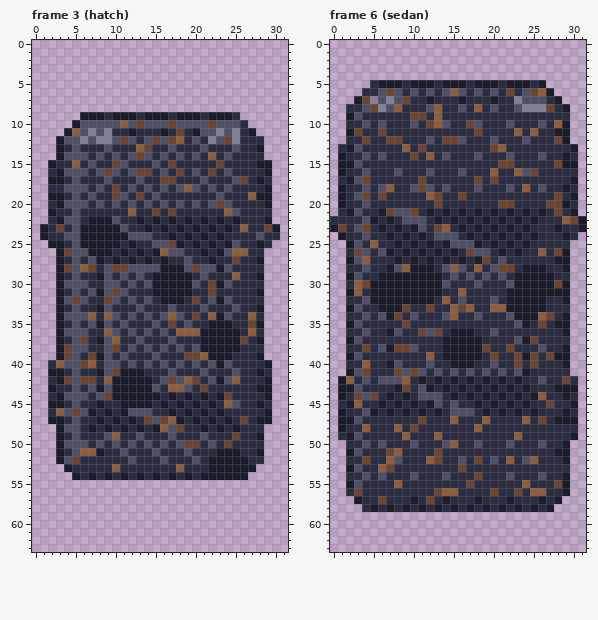
Pixel-art file: art/cars.aseprite. Above: the version before the commit.
32x64 pixels, 36 frames. Shown: frame 3 (hatch), frame 6 (sedan). The commit also changed other frames, which this record leaves out.
Once edited:
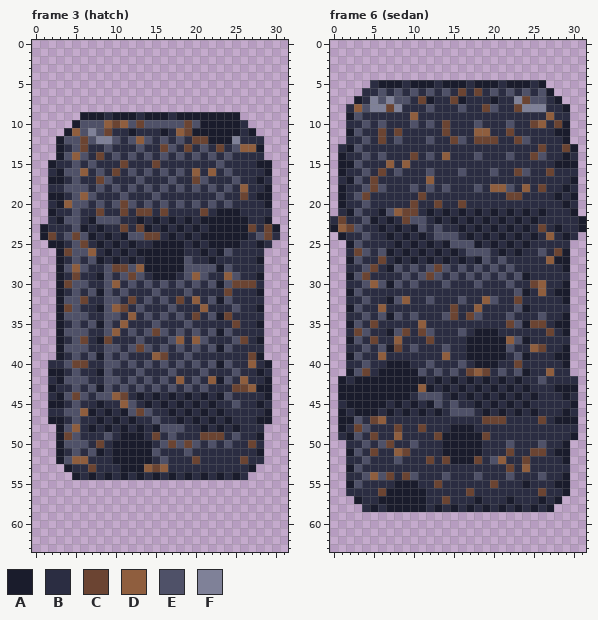
Palette (. is transparent): A #1a1c2c  B #2b2d42  C #6b4432  D #8f5e3e  E #4f5168  F #7f8198
The exact change:
Changed rows in their new state; - is an unchanged pixel.
Frame 3 (hatch):
first column x 2:
 9 -------------------A---A----
10 -------DC------E-C-AAAAA----
11 -------C--------DC-AAAAA----
12 ----C----B-D-B-BE-CCAAA-----
13 ----C------EB-C--C---C--DD--
14 ---D--C----B--------E-------
15 ---E----BC---C-B-----E------
16 ----D--BC--BE---E-D-D-------
17 ------C-------BE--C-----B---
18 --------E--------B------D---
19 ----D---B--B------------CB--
20 --D------C-----------B------
21 ------C--CBCCBCB---C-AAA----
22 ------EE------------A-A-A---
23 -B---B-BBC-C---------A-AAC--
24 C--CE-B-B---CC------A-AAA--C
25 ----CB-B-----AAA-----A-A----
26 -----DB-----A-AAA------BB---
27 -------------A-AA------B----
28 --EDEB-----DAA----E---------
29 ---C------C-----BED---DE----
30 --C-----D----BEBEB--E--CCC--
31 --------B----EBBBE--B-C-----
32 ---EC--E--C---EBC-D---------
33 --C-----DC---------D--------
34 -----B-E--D----B----E-C--B--
35 ---------D-----B----BBBC-B--
36 -------ED----C--EBEBE-EB-B--
37 -------CB-------D-DEBBBE----
38 --E-----E--C-------BE-EB----
39 --B--E-------DC--EBBBBB--C--
40 -B-C-B-------------------D--
41 --------BBBE----------------
42 --E-EB-EEBEBE--BDBE-D--BD---
43 --------BEBEB--EB--E---CCD--
44 ---C---EDCB-B---------E-----
45 ---------DEB----------B-----
46 -B-ED------C----------------
47 ------------B-BB--------B---
48 ---D----------E-E-----------
49 --C-----BAAA-C-----CCC-E----
50 ------C-AAAAA--C--E---E--C--
51 ----BE--AAAAA--------BBB----
52 ---DD---AAAAA-----C-BBBBC---
53 -----C--BAAADCD-B---BBBBB---
54 --------------------B-B-B---
Frame 6 (sedan):
first column x 1:
 6 ------B-------BC-C---E--BE----
 7 ---B----E-C---C--------C------
 8 --D-F-CF----B----BC---C---B---
 9 ---------DB-B-------------D---
10 -----------EBC--B-------CD-C--
11 --E----C-----C---DD--CB-B-----
12 ---E-CBE-----B---CCC--C----B--
13 --------B-B--------BB----C--C-
14 -----------E-D----------C-----
15 ------D-D-----------BB-----A--
16 -----C-------------E--C-B-C---
17 ---BC-----BD-----B-B----------
18 ----C-B---B--------DD----C----
19 -----B----CBB--B-----CC----A--
20 ---------C-----C----BB----BB--
21 ------EDC------------------B--
22 C-------C-------------------BB
23 DC-B--------EB-----------C----
24 --------------------------D---
25 ----B-------------------------
26 ----------------E--------E----
27 ---B-C------------E-------D---
28 ----C---BEBEC-B--E--BE-BBB----
29 ---C-BBBEBECE---------E-BBB---
30 --BEDE-EBEBBB---------BBCDBB--
31 --E-BBBBBBBBB--B-----BE-BDB---
32 ----BB-EDBBE-B----D--BCBBB----
33 -----DBBB--B--CBBD-BBBE-BB----
34 -------E------C-C-----BBBEB---
35 ----C---B-D----------C--C-----
36 --C-----C---B-BEBAAA------C---
37 ----C--D---C-BBB--AAAD--B-----
38 ---E----B----EBB--AAAE--DC----
39 -----D-----B-DBB--AAA-E-B-B---
40 ---E---AA-----BEBAAA----B-----
41 -----AAAAA------CDC-------D---
42 -BAAAAAAAA------------------B-
43 --AAAAA-AAD-------------------
44 -AAAAA-A-----------------B----
45 --AAA---------------------B---
46 --AA--------------------------
47 ----CD----B---B---CCC--B------
48 --CE---C-BC---AAAB------------
49 ----C--DB---CAAAAAC---B-------
50 ------C------AAAAA------------
51 ----C-B-C---BAAAAA---C--CC----
52 ---E--B----CBCAAA---DB-CB-----
53 -----BB--------B-----C-D------
54 ----D-C-C--------E------------
55 -------AAA--C---B--C---A---A--
56 --B--CAAAAA-BBB-C--B--B-BC----
57 -----AAAA-AB-C----------------
58 -------A-A--------------------
Where, in picture pixels (left, top, right, bottom), the same in both pictures:
changed: (48, 112, 272, 480)
changed: (338, 88, 578, 512)
